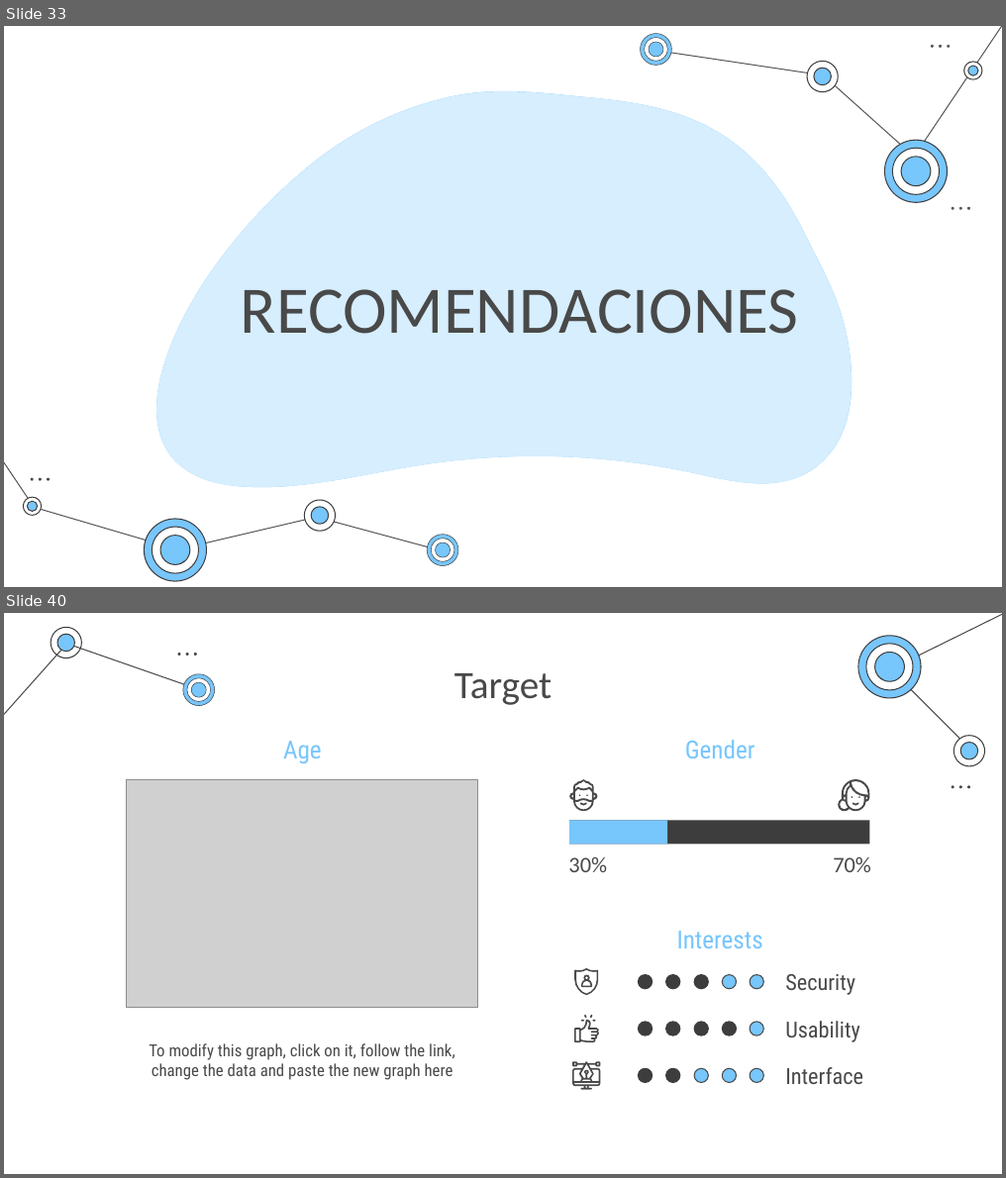
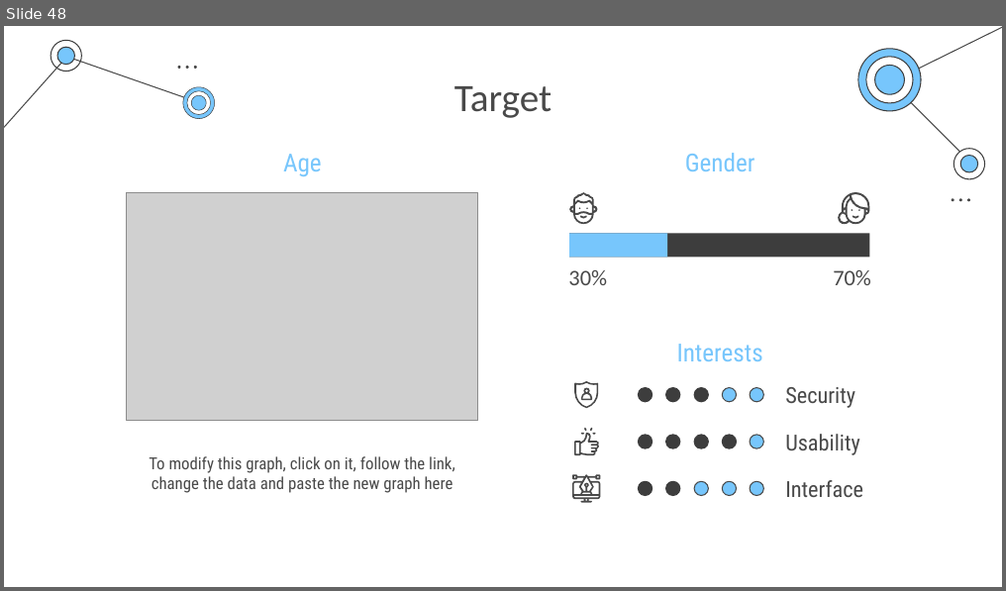
Before and after one commit to EgCooper/Mxt-Technology, a slide deck: Documentacion/Mxt-Technology Presentacion.pptx. Shown one above the other, each under a label of ours: slides 33 and 40 before the commit, slide 48 after it; the slides between them are not shown. The pictures are 1006x1178 and 1006x591 pixels, drawn with LibreOffice and Linux fonts; fonts in the diff are those of the drawing; grey boxes stand for pictures. Boxes give left, top, right and bottom in pixels: in the first picture for what was removed or moved away, otherwise in the second. Text is boxed around its words. In the diff, an @@ line names an element or a change of style, - is before the commit and + after.

```diff
--- a/Documentacion/Mxt-Technology Presentacion.pptx
+++ b/Documentacion/Mxt-Technology Presentacion.pptx
@@ slide 33 removed at (4,26,1002,587), background #FFFFFF @@
@@ freeform shape removed at (152,91,856,487) @@
@@ freeform shape removed at (156,92,851,488) @@
@@ group removed at (4,26,1002,582): 40 freeform shapes, 9 ellipses, 7 lines @@
@@ title removed at (241,289,799,334) @@
-RECOMENDACIONES
@@ what was slide 40 is now slide 48 @@
```
Also in this commit, not shown: 36 slides changed, 10 slides added, 1 other slide removed, 1 other file.
